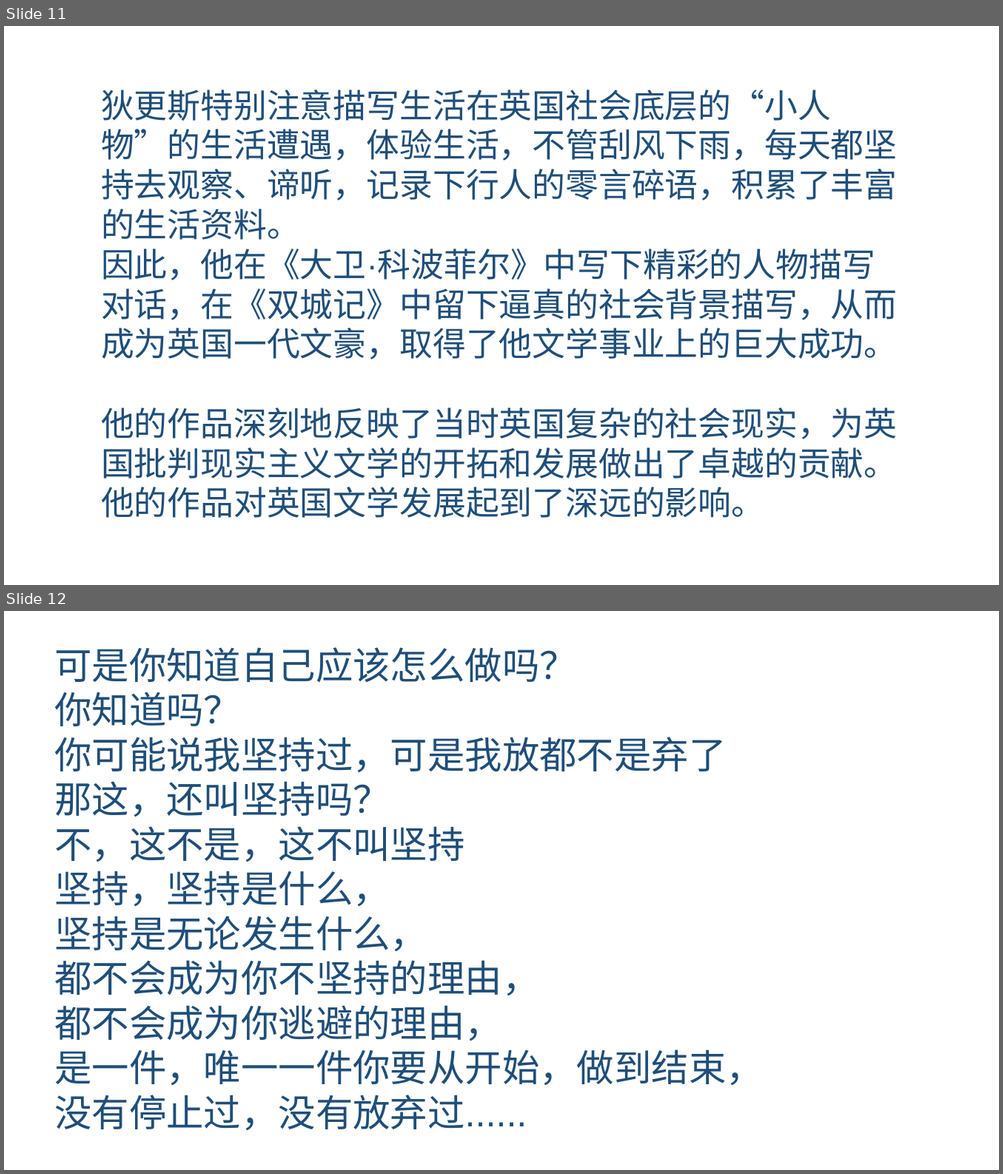
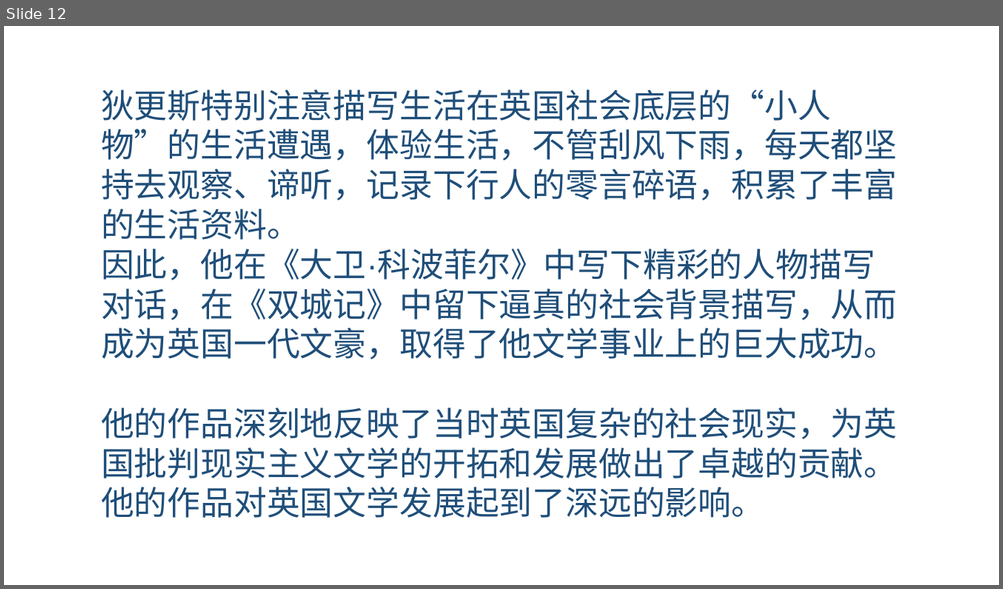
Before and after one commit to jeefies/ppt, a slide deck: 坚持.pptx. Shown one above the other, each under a label of ours: slides 11 and 12 before the commit, slide 12 after it. The pictures are 1003x1174 and 1003x589 pixels, drawn with LibreOffice and Linux fonts; fonts in the diff are those of the drawing. Boxes give left, top, right and bottom in pixels: in the first picture for what was removed or moved away, otherwise in the second. Text is boxed around its words. In the diff, an @@ line names an element or a change of style, - is before the commit and + after.

```diff
--- a/坚持.pptx
+++ b/坚持.pptx
@@ slide 12 removed at [4,611,999,1170], background #FFFFFF @@
@@ text removed at [54,647,763,1130] @@
-可是你知道自己应该怎么做吗？
-你知道吗？
-你可能说我坚持过，可是我放都不是弃了
-那这，还叫坚持吗？
-不，这不是，这不叫坚持
-坚持，坚持是什么，
-坚持是无论发生什么，
-都不会成为你不坚持的理由，
-都不会成为你逃避的理由，
-是一件，唯一一件你要从开始，做到结束，
-没有停止过，没有放弃过......
@@ what was slide 11 is now slide 12 @@
```
Also in this commit, not shown: 3 slides changed, 1 slide added.
